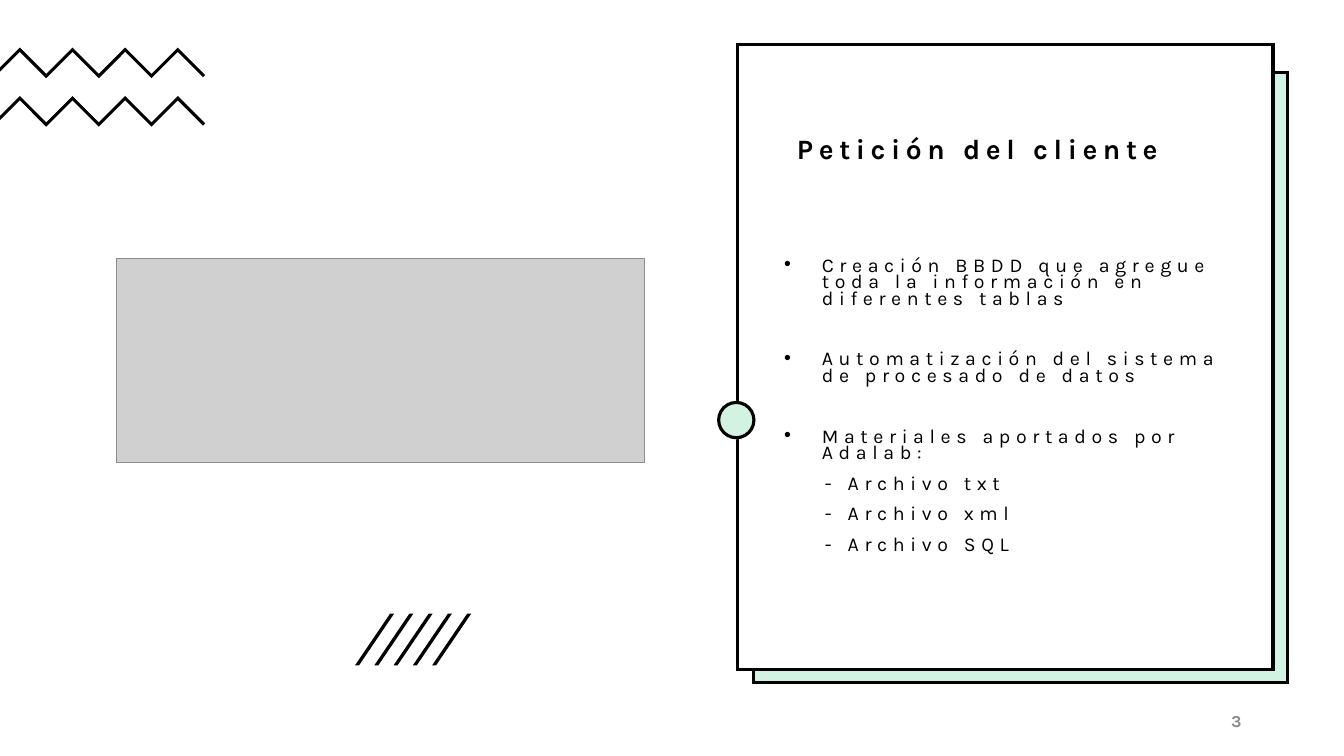
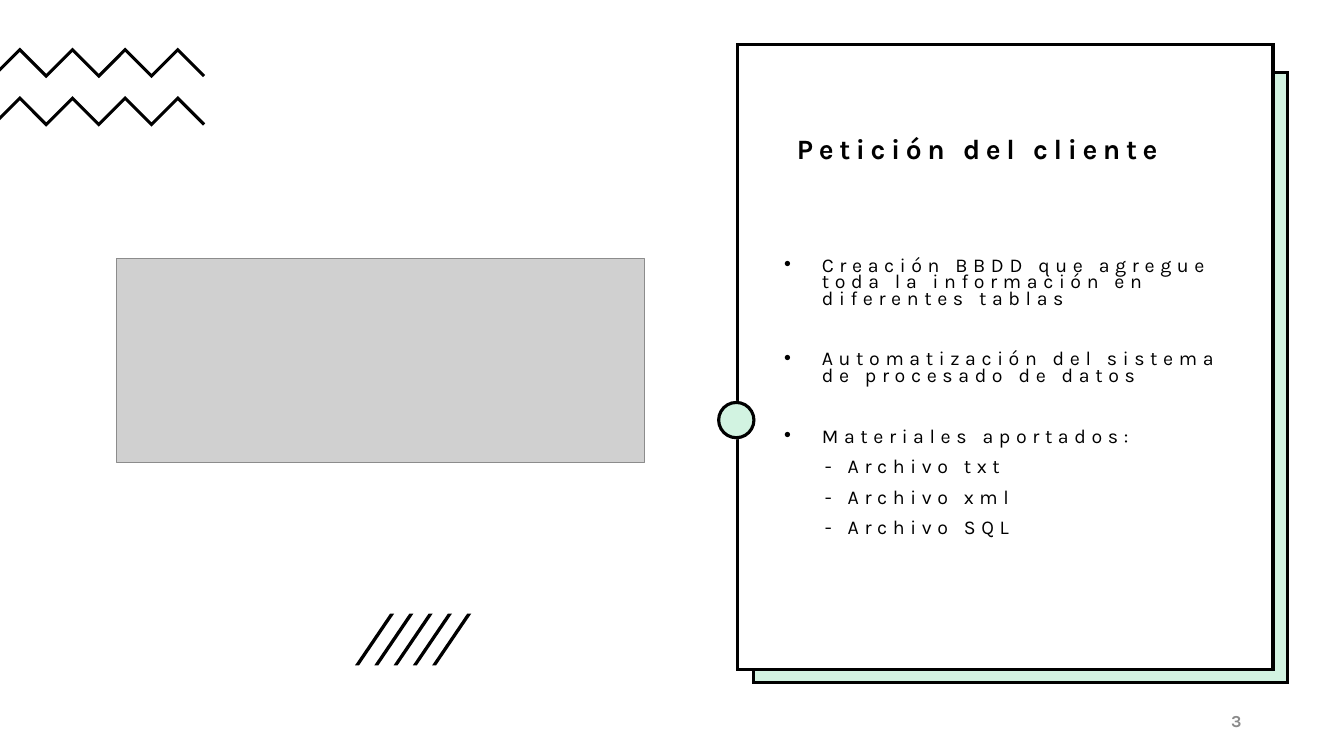
Before and after one commit to GriselleAlanis/promoE_modulo1_proyecto_equipo2_GriselleAndreaIreneVeronica, a slide deck: slide 3 of presentacion_demo/Proyecto_modulo_1.pptx. Drawn at 1344x756 pixels with LibreOffice and Linux fonts; fonts in the diff are those of the drawing; grey boxes stand for pictures. Boxes give left, top, right and bottom in pixels: in the first picture for what was removed or moved away, otherwise in the second. Text is boxed around its words. In the diff, an @@ line names an element or a change of style, - is before the commit and + after.

```diff
--- a/presentacion_demo/Proyecto_modulo_1.pptx
+++ b/presentacion_demo/Proyecto_modulo_1.pptx
@@ subtitle at (822, 429, 1129, 448): text changed @@
-• Materiales aportados por Adalab:
+• Materiales aportados:
```
Also in this commit, not shown: 1 other slide changed.
